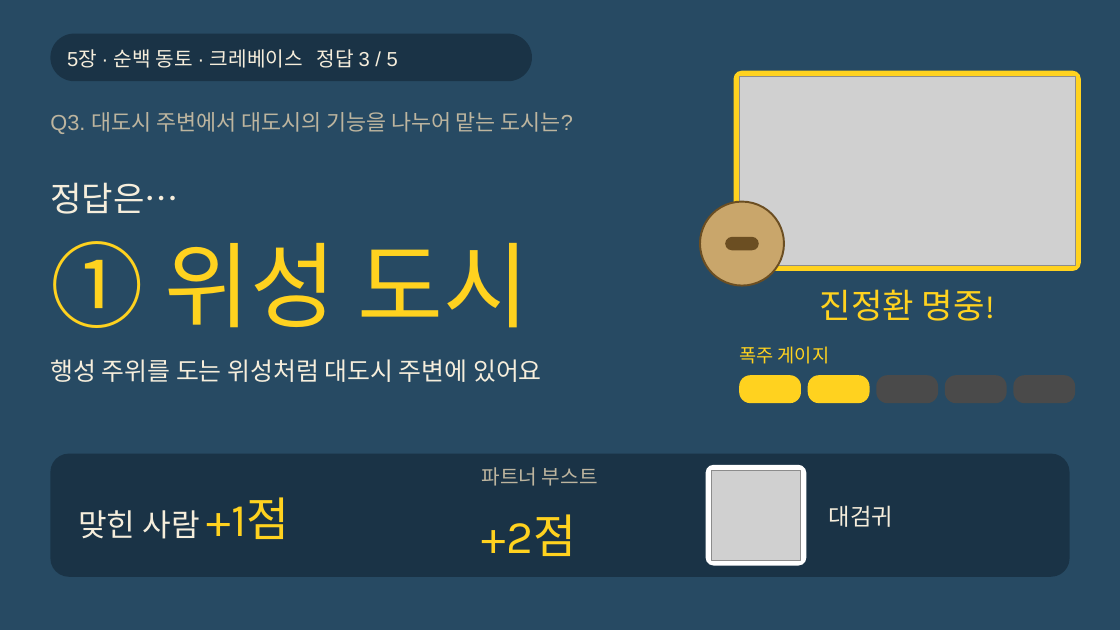
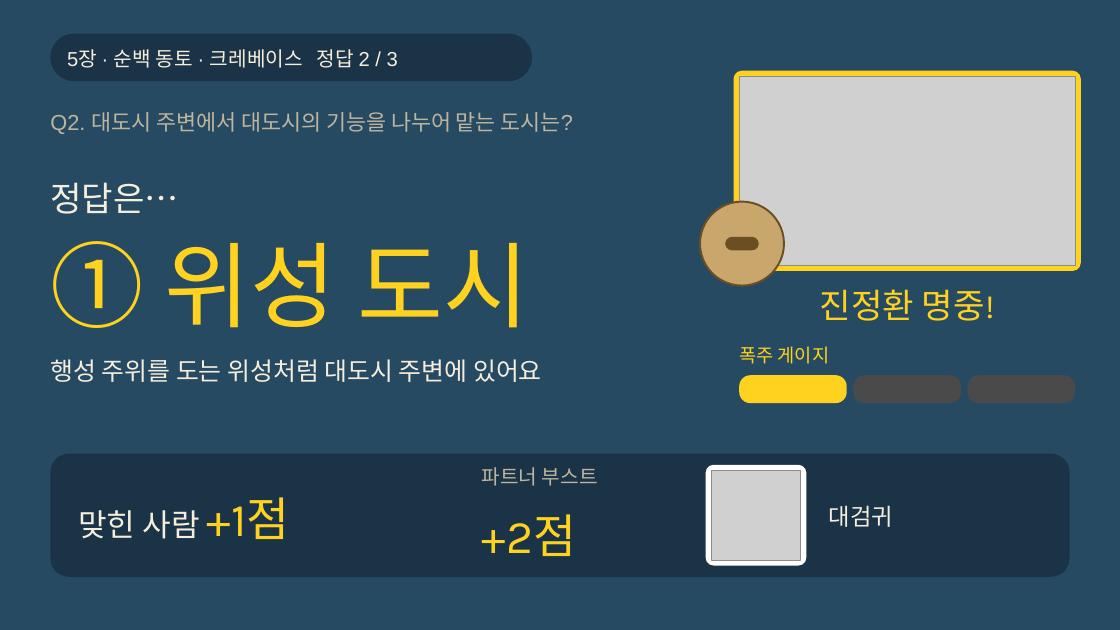
Before and after one commit to choivoo/-, a slide deck: slide 62 of 레전드_히스이_대모험_주거와도시.pptx (slide 86 before the commit). Drawn at 1120x630 pixels with LibreOffice and Linux fonts; fonts in the diff are those of the drawing; grey boxes stand for pictures. Boxes give left, top, right and bottom in pixels: in the first picture for what was removed or moved away, otherwise in the second. Text is boxed around its words. In the diff, an @@ line names an element or a change of style, - is before the commit and + after.

```diff
--- a/레전드_히스이_대모험_주거와도시.pptx
+++ b/레전드_히스이_대모험_주거와도시.pptx
@@ text at <box>67,49,398,68</box>: text changed @@
-5장 · 순백 동토 · 크레베이스 정답 3 / 5
+5장 · 순백 동토 · 크레베이스 정답 2 / 3
@@ text at <box>50,112,573,134</box>: text changed @@
-Q3. 대도시 주변에서 대도시의 기능을 나누어 맡는 도시는?
+Q2. 대도시 주변에서 대도시의 기능을 나누어 맡는 도시는?
@@ rounded rectangle: place and size @@
-rounded rectangle at <box>739,375,801,403</box>
+rounded rectangle at <box>739,375,847,403</box>
@@ rounded rectangle removed at <box>808,375,869,403</box> @@
@@ rounded rectangle: place and size @@
-rounded rectangle at <box>876,375,938,403</box>
+rounded rectangle at <box>853,375,961,403</box>
@@ rounded rectangle removed at <box>945,375,1006,403</box> @@
@@ rounded rectangle: place and size @@
-rounded rectangle at <box>1014,375,1075,403</box>
+rounded rectangle at <box>968,375,1075,403</box>
```
Also in this commit, not shown: 46 other slides changed, 29 slides removed.
